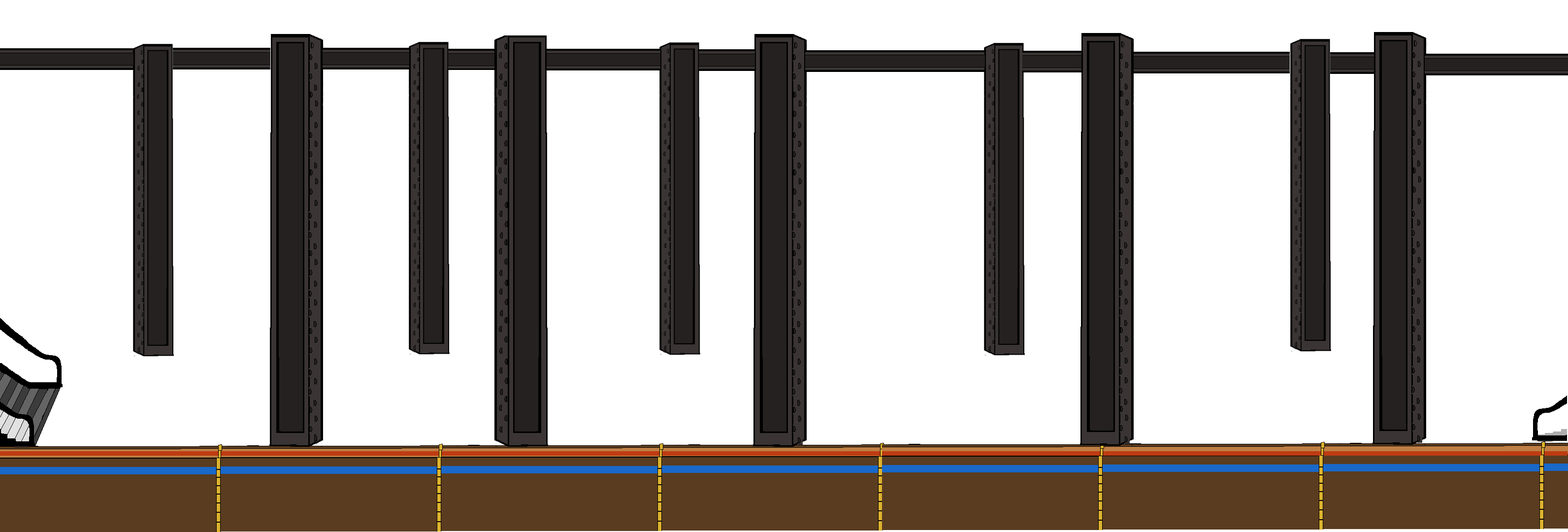
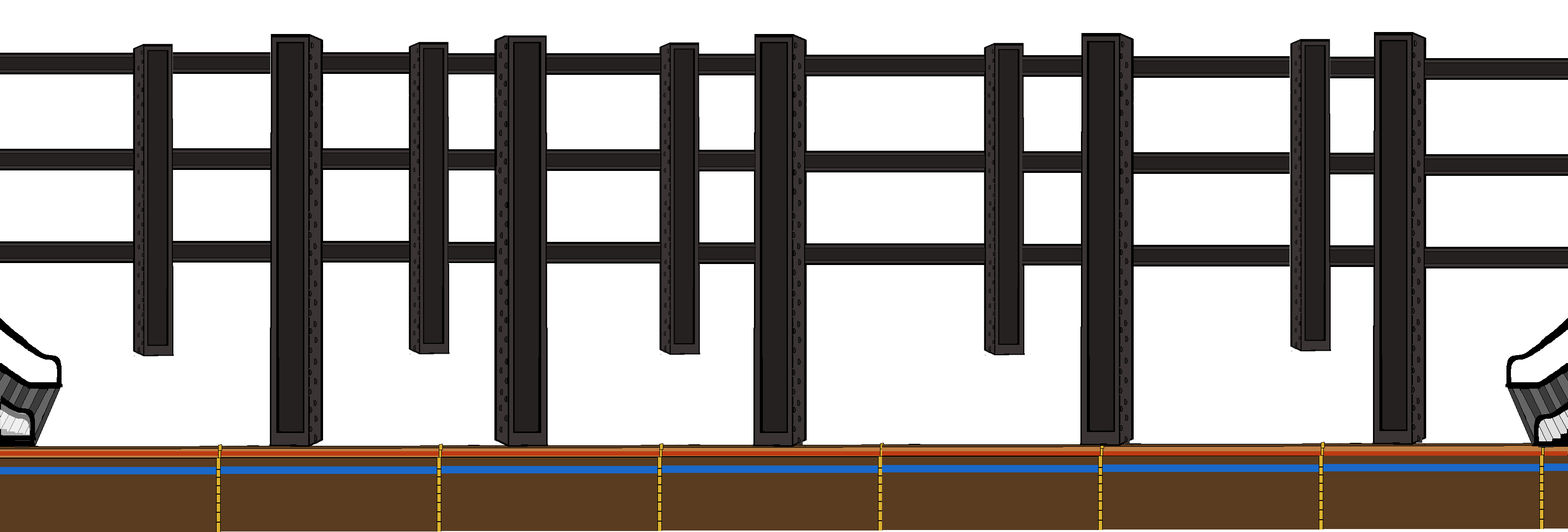
Layered file, before and after one edit (1568×532). Changes by layer:
added group "subwayRoof #6" with 1 layers above "subwayRoof #4" over bbox(0, 148, 1568, 176)
added layer "subwayRoof #7" in group "subwayRoof #6" over bbox(0, 148, 1568, 176)
added group "subwayRoof #4" with 1 layers above "subwayRoof #2" over bbox(0, 52, 1568, 80)
added layer "subwayRoof #5" in group "subwayRoof #4" over bbox(0, 52, 1568, 80)
added group "subwayRoof #2" with 1 layers above "subwayRoof #1" over bbox(0, 240, 1568, 269)
added layer "subwayRoof #3" in group "subwayRoof #2" over bbox(0, 240, 1568, 269)
moved "subwayRoof copy #11" into group "subwayRoof #1" over bbox(1330, 52, 1374, 74)
moved "subwayRoof copy #4" into group "subwayRoof #1" over bbox(1022, 50, 1082, 72)
moved "subwayRoof copy #3" into group "subwayRoof #1" over bbox(698, 49, 755, 71)
moved "subwayRoof copy #2" into group "subwayRoof #1" over bbox(448, 48, 495, 70)
moved "subwayRoof copy #1" into group "subwayRoof #1" over bbox(322, 47, 410, 69)
moved "subwayRoof copy #5" into group "subwayRoof #1" over bbox(172, 47, 271, 69)
moved "subwayRoof copy #6" into group "subwayRoof #1" over bbox(172, 47, 271, 69)
moved "subwayRoof copy #10" into group "subwayRoof #1" over bbox(1424, 53, 1568, 75)
moved "subwayRoof copy" into group "subwayRoof #1" over bbox(172, 47, 271, 69)
moved "subwayRoof copy #9" into group "subwayRoof #1" over bbox(1133, 51, 1290, 73)
moved "subwayRoof copy #8" into group "subwayRoof #1" over bbox(805, 50, 985, 72)
moved "subwayRoof copy #7" into group "subwayRoof #1" over bbox(546, 48, 661, 70)
moved "subwayRoof" into group "subwayRoof #1" over bbox(0, 48, 134, 70)
added group "subWayDoor copy #1" with 2 layers above "subWayDoor copy" over bbox(0, 318, 1568, 448)
added layer "bottomGlass #1" (81%) in group "subWayDoor copy #1" over bbox(1538, 409, 1568, 442)
added layer "subwayEntranceDoor #4" in group "subWayDoor copy #1" over bbox(0, 318, 1568, 448)
